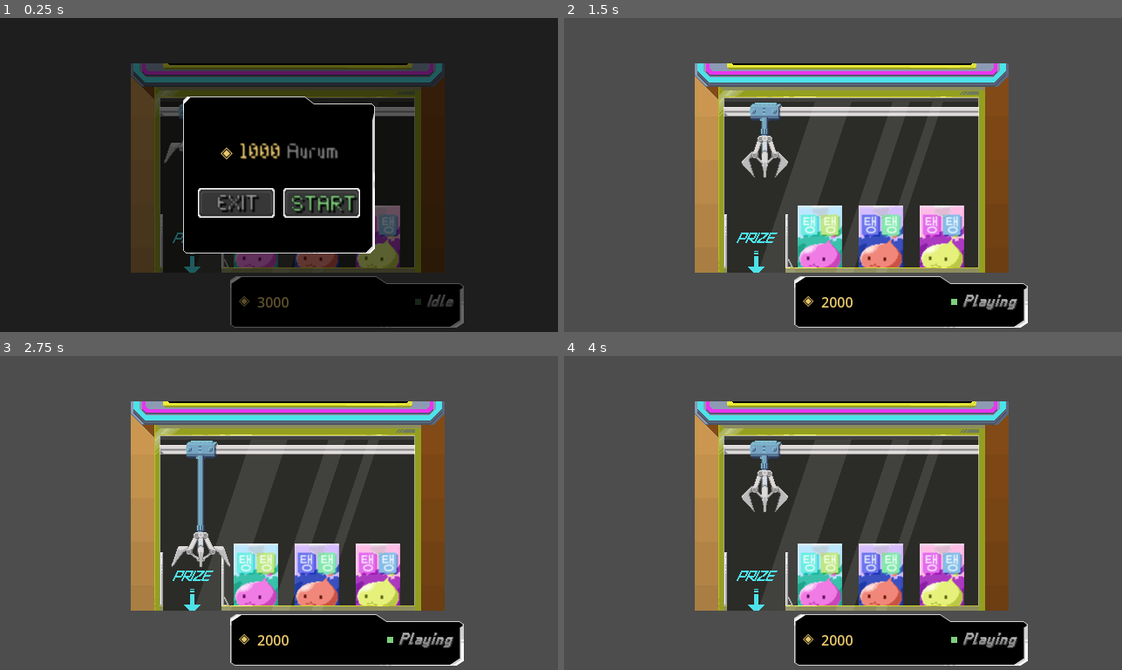
Above: before the commit, frames 1-4 (two rows, left to right).
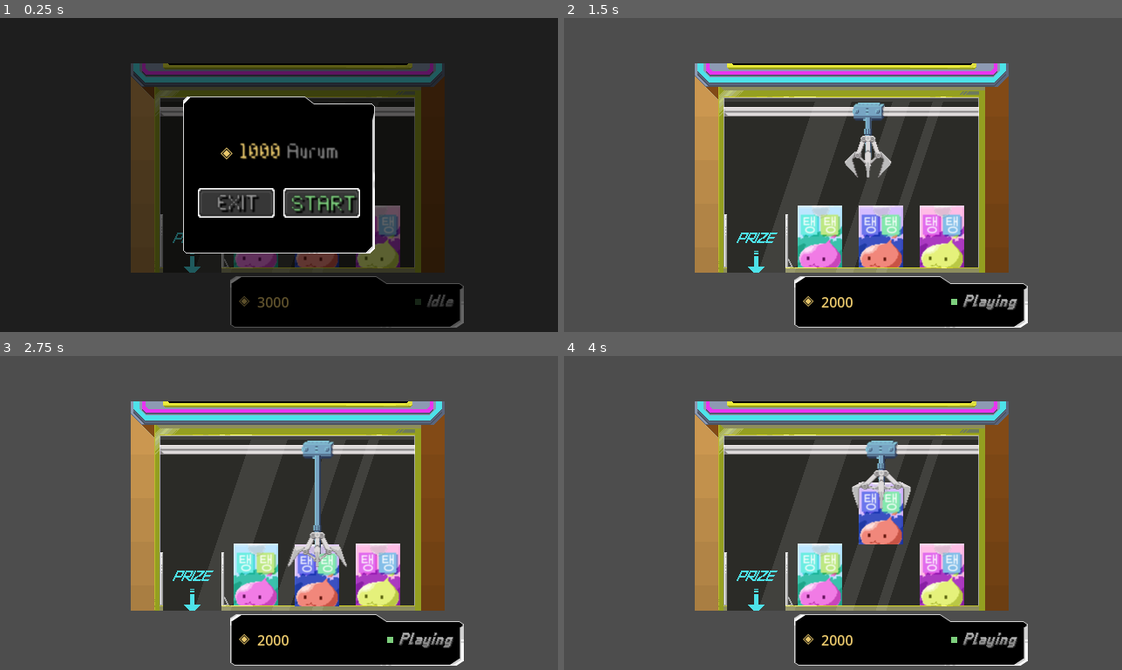
Above: after the commit, the same moments.

Repository: Sandy4j/crane_minigame
Game: Godot game, scene res://CraneMachine.tscn
Two runs of this game, one before a commit and one after it. Both use one fixed random seed, a clock stepped at 60 frames per second and the inputs below.
Inputs:
- Up to frame 1 (0.25 s): no input
- Up to frame 2 (1.5 s): click "START" at 0.5 s; tap Enter at 1.25 s; hold Right (right) from 1.28 s (still down); tap Space (grab) at 1.35 s
- Up to frame 3 (2.75 s): release Right (right) at 2.03 s; hold Left (left) from 2.03 s (still down); tap Space (grab) at 2.1 s
- Up to frame 4 (4 s): release Left (left) at 2.78 s; hold Right (right) from 2.78 s (still down); tap Space (grab) at 2.85, 3.6 s

The runs differ from the first frame. In frame 1, 0.1% of the frame differs, in the area x 29-33%, y 27-47%; in frame 2, 1.6%; in frame 3, 2.4%; in frame 4, 4.6%, in the area x 31-63%, y 26-80%.

Commit message:
feat: change movement logic to snap on box

Diff:
--- a/Scripts/CraneTrain.gd
+++ b/Scripts/CraneTrain.gd
@@ -1,43 +1,35 @@
 extends Node2D
 
 @export var speed: float = 100.0
-@export var auto_speed: float = 100.0
 @export var drop_zone_x: float = 220.0
+@export var snap_speed: float = 200.0
 
-var min_x: float = 220.0
-var max_x: float = 433.0
 var can_move: bool = true
 var is_auto_moving: bool = false
 var has_deducted_for_session: bool = false
+var selected_index: int = -1
+var box_targets: Array[Area2D] = []
+var movement_tween: Tween = null
 
 @onready var claw = $CraneClaw
 @onready var crane_machine = get_parent()
 
 
 func _ready():
-	# Dengarkan sinyal box_dropped untuk tahu kapan box sudah dilepas
+	_refresh_box_targets()
+	_snap_to_selected_box(false)
+
 	claw.box_dropped.connect(_on_box_dropped)
 
 func _process(delta):
 	if is_auto_moving:
-		position.x = move_toward(position.x, drop_zone_x, auto_speed * delta)
-		if position.x == drop_zone_x:
-			is_auto_moving = false
-			claw.release_box()
 		return
 
-	if can_move:
-		var is_moving = Input.is_action_pressed("left") or Input.is_action_pressed("right")
-		if is_moving and not has_deducted_for_session:
-			# Aurum dipotong saat train mulai bergerak
-			crane_machine.start_pending_session()
-			has_deducted_for_session = true
-
-		if Input.is_action_pressed("left"):
-			position.x -= speed * delta
-		if Input.is_action_pressed("right"):
-			position.x += speed * delta
-		position.x = clamp(position.x, min_x, max_x)
+	if can_move and not _is_tweening() and not claw.is_busy():
+		if Input.is_action_just_pressed("left"):
+			_select_box(-1)
+		elif Input.is_action_just_pressed("right"):
+			_select_box(1)
 
 	if Input.is_action_just_pressed("grab"):
 		_trigger_drop()
@@ -51,12 +43,112 @@
 		claw.drop()
 
 func on_claw_grabbed():
+	_stop_tween()
 	is_auto_moving = true
+	_tween_to_x(drop_zone_x, speed, func():
+		is_auto_moving = false
+		claw.release_box()
+	)
 
 func on_claw_finished():
 	can_move = true
 	has_deducted_for_session = false
+	_refresh_box_targets()
+	_snap_to_selected_box(false)
 
 func _on_box_dropped():
 	can_move = true
 	has_deducted_for_session = false
+	_refresh_box_targets()
+	_snap_to_selected_box(false)
+
+func _select_box(direction: int) -> void:
+	_refresh_box_targets()
+	if box_targets.is_empty():
+		return
+
+	if selected_index < 0:
+		selected_index = 0
+
+	var new_index: int = clamp(selected_index + direction, 0, box_targets.size() - 1)
+	if new_index == selected_index:
+		return
+
+	if not has_deducted_for_session:
+		# Aurum dipotong saat mulai memilih posisi box.
+		crane_machine.start_pending_session()
+		has_deducted_for_session = true
+
+	selected_index = new_index
+	_snap_to_selected_box(true)
+
+func _refresh_box_targets() -> void:
+	var boxes := get_tree().get_nodes_in_group("box")
+	box_targets.clear()
+	for node in boxes:
+		if node is Area2D and is_instance_valid(node):
+			box_targets.append(node)
+
+	box_targets.sort_custom(func(a: Area2D, b: Area2D):
+		return a.global_position.x < b.global_position.x
+	)
+
+	if box_targets.is_empty():
+		selected_index = -1
+		return
+
+	if selected_index < 0 or selected_index >= box_targets.size():
+		selected_index = _find_nearest_box_index()
+
+func _find_nearest_box_index() -> int:
+	if box_targets.is_empty():
+		return -1
+
+	var claw_global_x: float = claw.global_position.x
+	var nearest_index := 0
+	var nearest_distance: float = abs(box_targets[0].global_position.x - claw_global_x)
+
+	for i in range(1, box_targets.size()):
+		var candidate_distance: float = abs(box_targets[i].global_position.x - claw_global_x)
+		if candidate_distance < nearest_distance:
+			nearest_distance = candidate_distance
+			nearest_index = i
+
+	return nearest_index
+
+func _snap_to_selected_box(use_tween: bool) -> void:
+	if selected_index < 0 or selected_index >= box_targets.size():
+		return
+
+	var target_x: float = box_targets[selected_index].global_position.x - claw.position.x
+	if use_tween:
+		_tween_to_x(target_x, snap_speed)
+	else:
+		_stop_tween()
+		position.x = target_x
+
+func _tween_to_x(target_x: float, move_speed: float, on_finished: Callable = Callable()) -> void:
+	_stop_tween()
+
+	var distance: float = abs(position.x - target_x)
+	if distance <= 0.01:
+		position.x = target_x
+		if on_finished.is_valid():
+			on_finished.call()
+		return
+
+	var duration: float = distance / max(move_speed, 1.0)
+	movement_tween = create_tween()
+	movement_tween.set_trans(Tween.TRANS_SINE)
+	movement_tween.set_ease(Tween.EASE_OUT)
+	movement_tween.tween_property(self, "position:x", target_x, duration)
+	if on_finished.is_valid():
+		movement_tween.finished.connect(func(): on_finished.call(), CONNECT_ONE_SHOT)
+
+func _stop_tween() -> void:
+	if movement_tween != null:
+		movement_tween.kill()
+		movement_tween = null
+
+func _is_tweening() -> bool:
+	return movement_tween != null and movement_tween.is_running()
